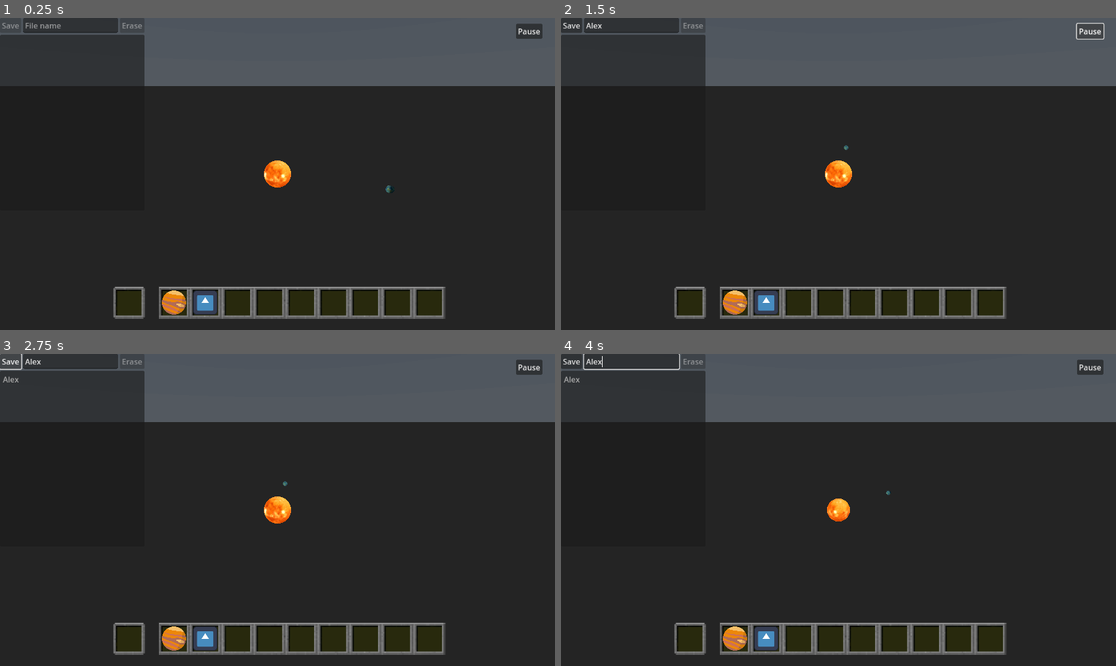
Above: before the commit, frames 1-4 (two rows, left to right).
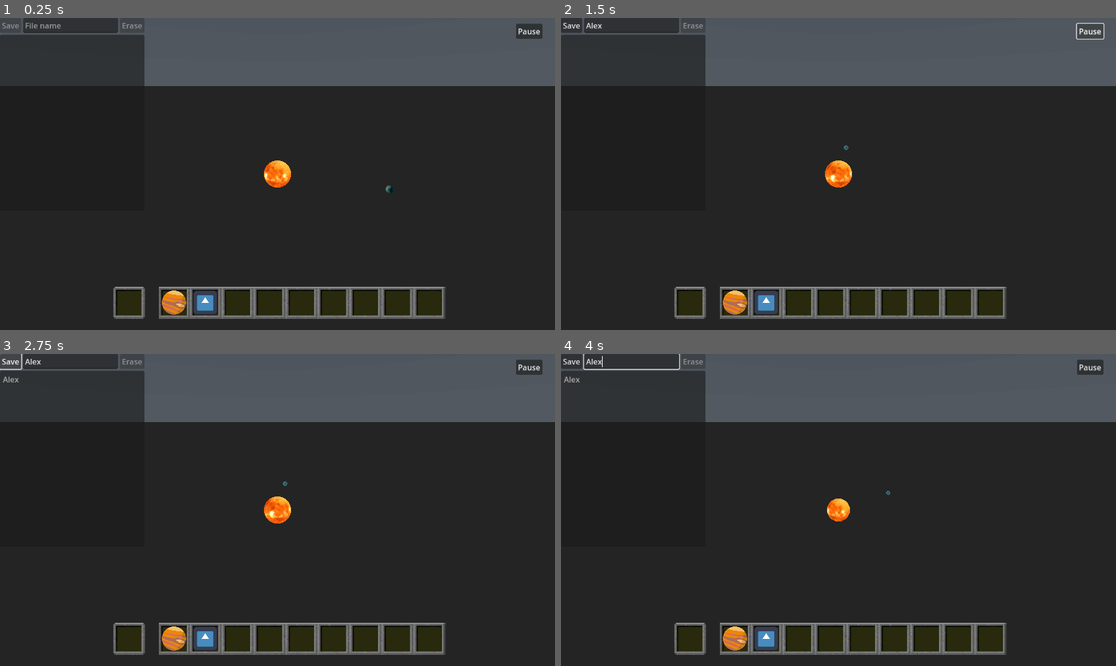
Above: after the commit, the same moments.

Repository: canhotuctor/skylab
Game: Godot game, scene res://gravity_test.tscn
The game is run twice, just before and just after one commit, with the same random seed, the same clock (stepped at 60 frames per second) and the same inputs. The engine's default icon, where the game draws it, is replaced by a stand-in: a white triangle on a blue panel in a dark square. A sky picture missing from this copy of the repository is replaced by a grey-blue gradient.
Inputs (mouse positions are in pixels of both pictures, inside the frame that each line leads up to):
- Up to frame 1 (0.25 s): no input
- Up to frame 2 (1.5 s): click (633, 24) at 0.52 s; type "Alex" at 0.6 s; click "Pause" at 1.25 s
- Up to frame 3 (2.75 s): click "Save" at 2 s
- Up to frame 4 (4 s): move the mouse to (960, 494) at 2.77 s; hold Right (ui_right) 2.78-3.5 s; tap Mouse wheel down (scroll_down) at 2.85 s; click (960, 494) at 2.92 s; drag from (727, 525) to (810, 572) at 3.52 s

The runs differ from the first frame. In frame 1, less than 0.1% of the frame differs, in the area x 47-71%, y 45-56%; in frame 2, 0.2%, in the area x 47-53%, y 40-55%; in frame 3, 0.2%; in frame 4, 0.1%.

Commit message:
Os corpos giram

Diff:
--- a/Corpos/planeta1.tscn
+++ b/Corpos/planeta1.tscn
@@ -16,6 +16,7 @@
 
 [node name="Planeta1" type="RigidBody3D"]
 linear_velocity = Vector3(0, 25, 0)
+angular_velocity = Vector3(0, 0.349066, 0)
 script = ExtResource("1_6naoc")
 
 [node name="MeshInstance3D" type="MeshInstance3D" parent="."]
--- a/Corpos/planeta2.tscn
+++ b/Corpos/planeta2.tscn
@@ -9,9 +9,9 @@
 [sub_resource type="SphereShape3D" id="SphereShape3D_c0nvr"]
 
 [node name="GravityObject3" type="RigidBody3D"]
-transform = Transform3D(1, 0, 0, 0, 1, 0, 0, 0, 1, -0.136, 0, 15)
 mass = 0.01
 linear_velocity = Vector3(6, -2, 0)
+angular_velocity = Vector3(0, 6.28319, 0)
 script = ExtResource("1_i7gxl")
 
 [node name="MeshInstance3D" type="MeshInstance3D" parent="."]
--- a/Corpos/sol.tscn
+++ b/Corpos/sol.tscn
@@ -13,6 +13,7 @@
 
 [node name="Sol" type="RigidBody3D"]
 mass = 1600.0
+angular_velocity = Vector3(0, 0.523599, 0)
 script = ExtResource("1_025fj")
 
 [node name="MeshInstance3D" type="MeshInstance3D" parent="."]
